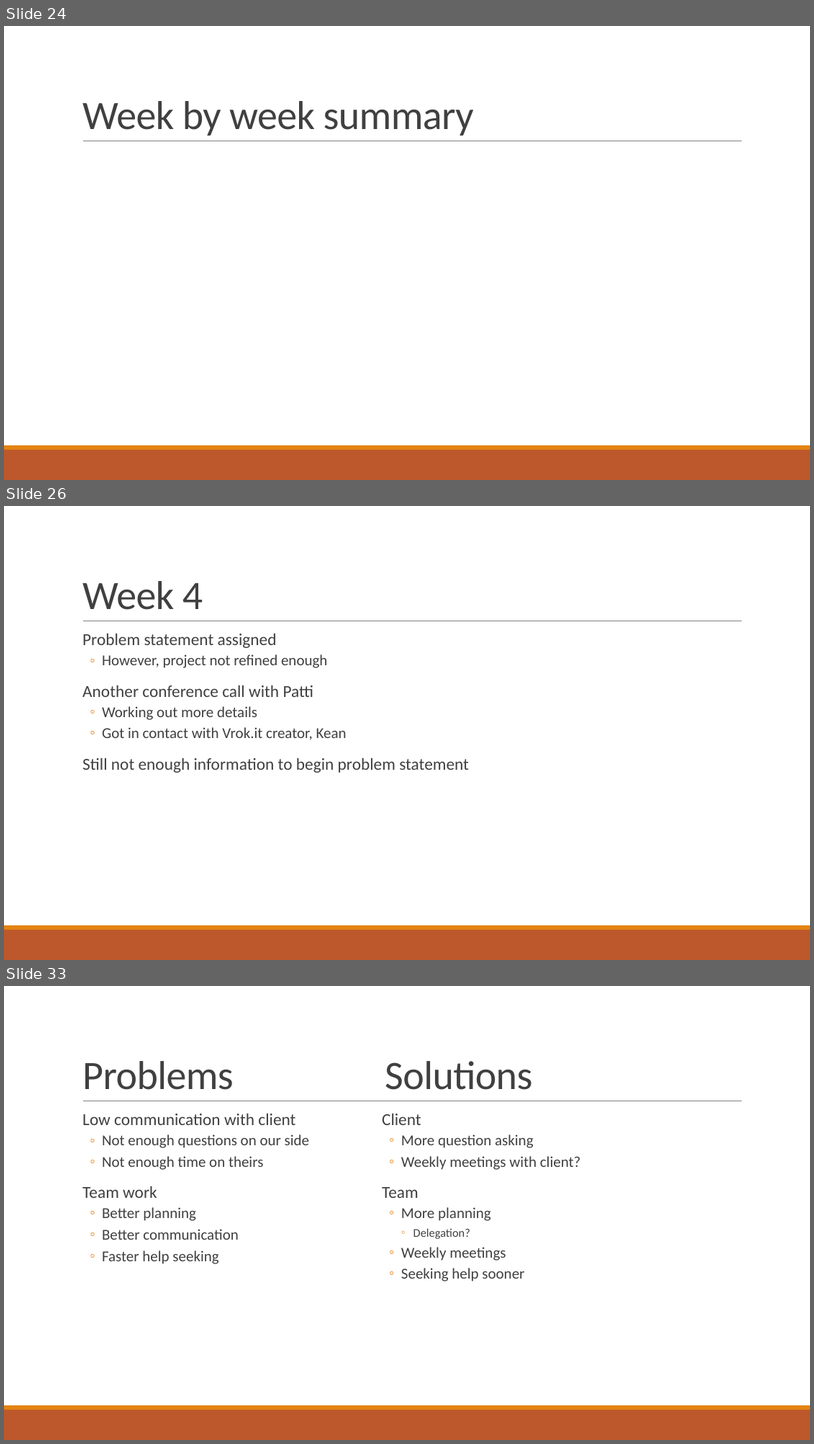
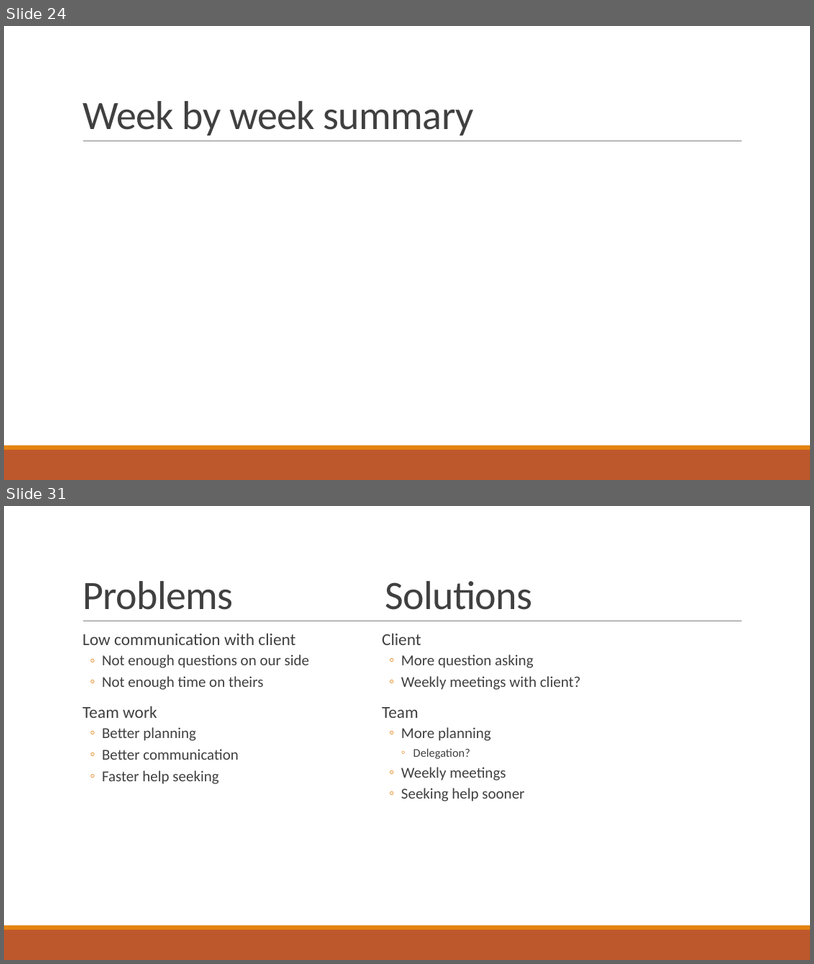
Before and after one commit to gonsalvg/Capstone-Forge-App, a slide deck: Project Documents/Progress Report 2/Progress report.pptx. Shown one above the other, each under a label of ours: slides 24, 26 and 33 before the commit, slides 24 and 31 after it; the slides between them are not shown. The pictures are 814x1444 and 814x964 pixels, drawn with LibreOffice and Linux fonts; fonts in the diff are those of the drawing. Boxes give left, top, right and bottom in pixels: in the first picture for what was removed or moved away, otherwise in the second. Text is boxed around its words. In the diff, an @@ line names an element or a change of style, - is before the commit and + after.

```diff
--- a/Project Documents/Progress Report 2/Progress report.pptx
+++ b/Project Documents/Progress Report 2/Progress report.pptx
@@ slide 26 removed at <box>4,506,810,960</box>, background #FFFFFF; not listed: 3 template elements that a slide beside it also shows @@
@@ title removed at <box>82,581,203,610</box> @@
-Week 4
@@ text removed at <box>82,633,469,772</box> @@
-  Problem statement assigned
-  ◦ However, project not refined enough
-  Another conference call with Patti
-  ◦ Working out more details
-  ◦ Got in contact with Vrok.it creator, Kean
-  Still not enough information to begin problem statement
@@ what was slide 33 is now slide 31 @@
```
Also in this commit, not shown: 2 slides changed, 5 slides added, 6 other slides removed, 3 other files.
